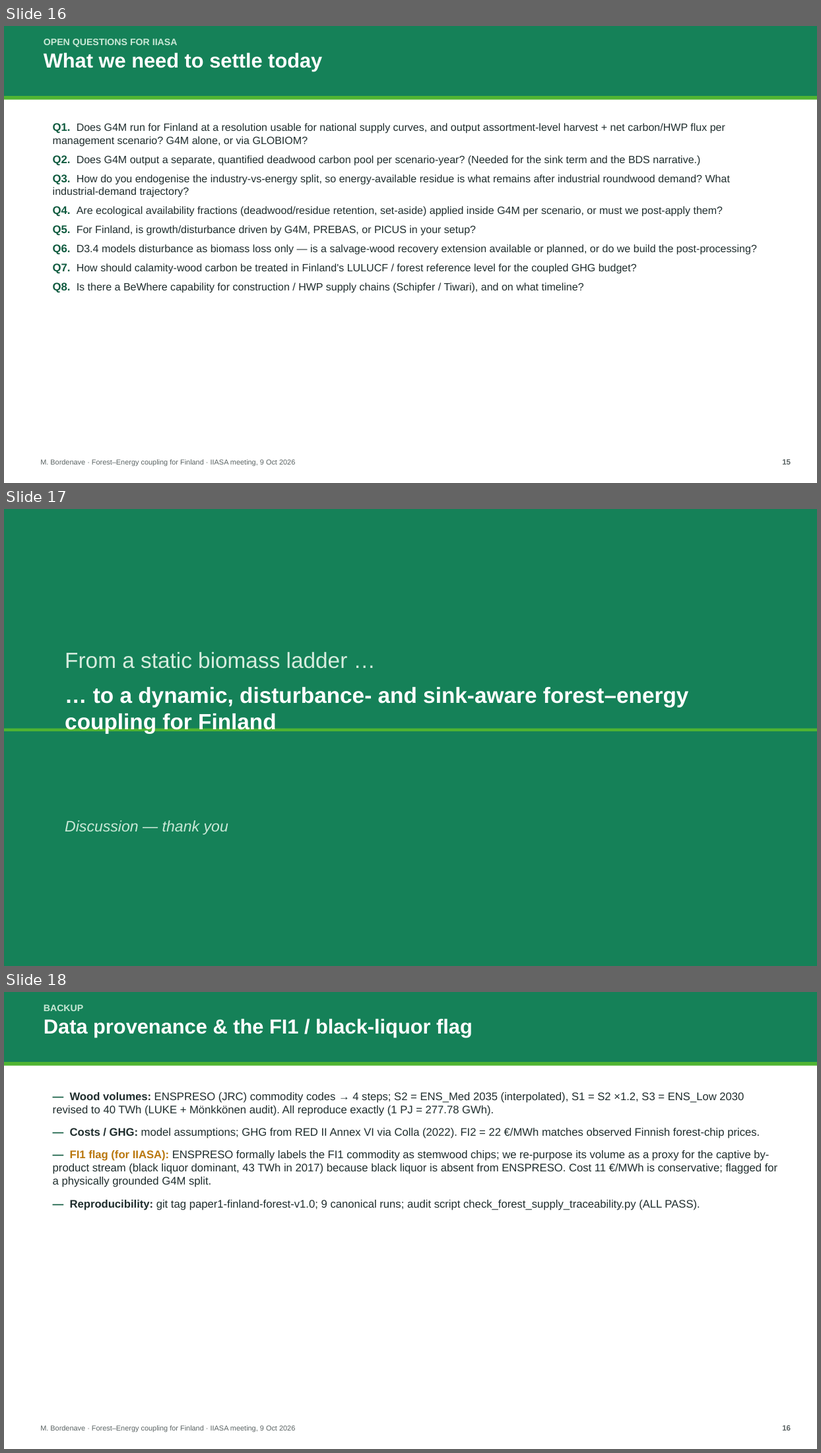
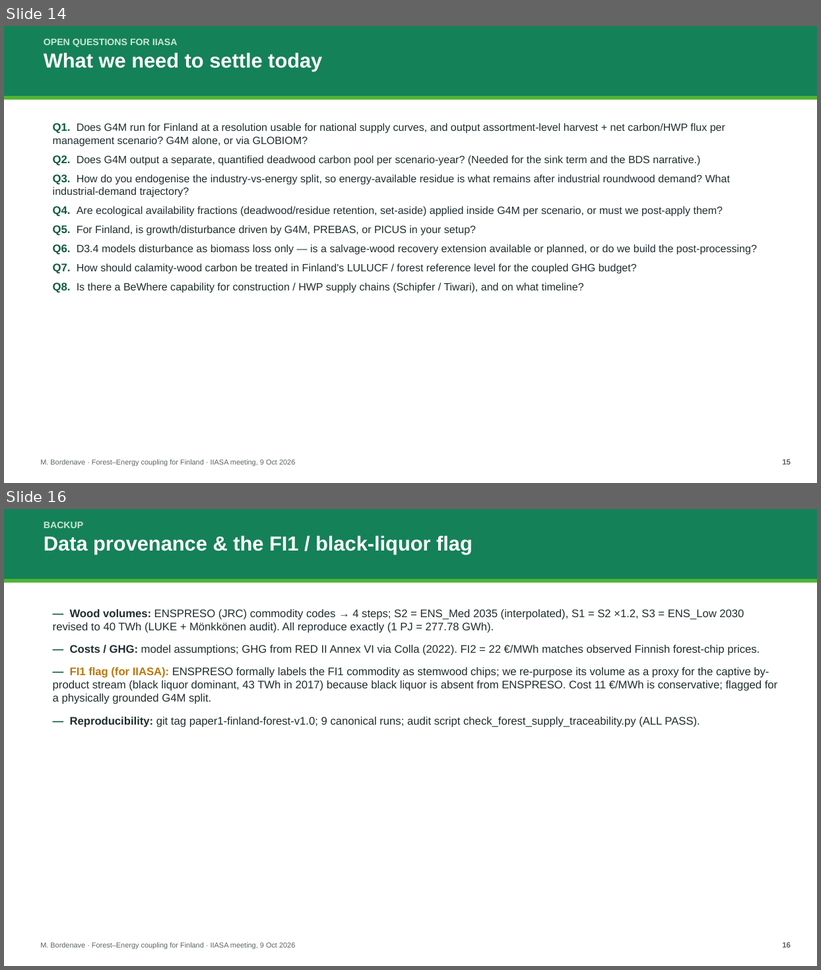
Before and after one commit to Mathnovchina/EnergyScope_multi_cells, a slide deck: Docs/Finland_forest_IIASA_meeting_2026-10-09.pptx. Shown one above the other, each under a label of ours: slides 16, 17 and 18 before the commit, slides 14 and 16 after it; the slides between them are not shown. The pictures are 821x1453 and 821x970 pixels, drawn with LibreOffice and Linux fonts; fonts in the diff are those of the drawing. Boxes give left, top, right and bottom in pixels: in the first picture for what was removed or moved away, otherwise in the second. Text is boxed around its words. In the diff, an @@ line names an element or a change of style, - is before the commit and + after.

```diff
--- a/Docs/Finland_forest_IIASA_meeting_2026-10-09.pptx
+++ b/Docs/Finland_forest_IIASA_meeting_2026-10-09.pptx
@@ slide 17 removed at [4,509,817,966], background #FFFFFF @@
@@ rectangle removed at [4,509,817,966] @@
@@ text removed at [65,652,689,733] @@
-From a static biomass ladder …
-… to a dynamic, disturbance- and sink-aware forest–energy coupling for Finland
@@ rectangle removed at [4,729,817,731] @@
@@ text removed at [65,821,228,835] @@
-Discussion — thank you
@@ what was slide 16 is now slide 14 @@
@@ what was slide 18 is now slide 16 @@
```
Also in this commit, not shown: 2 slides changed, 1 other slide removed, 28 other files.
